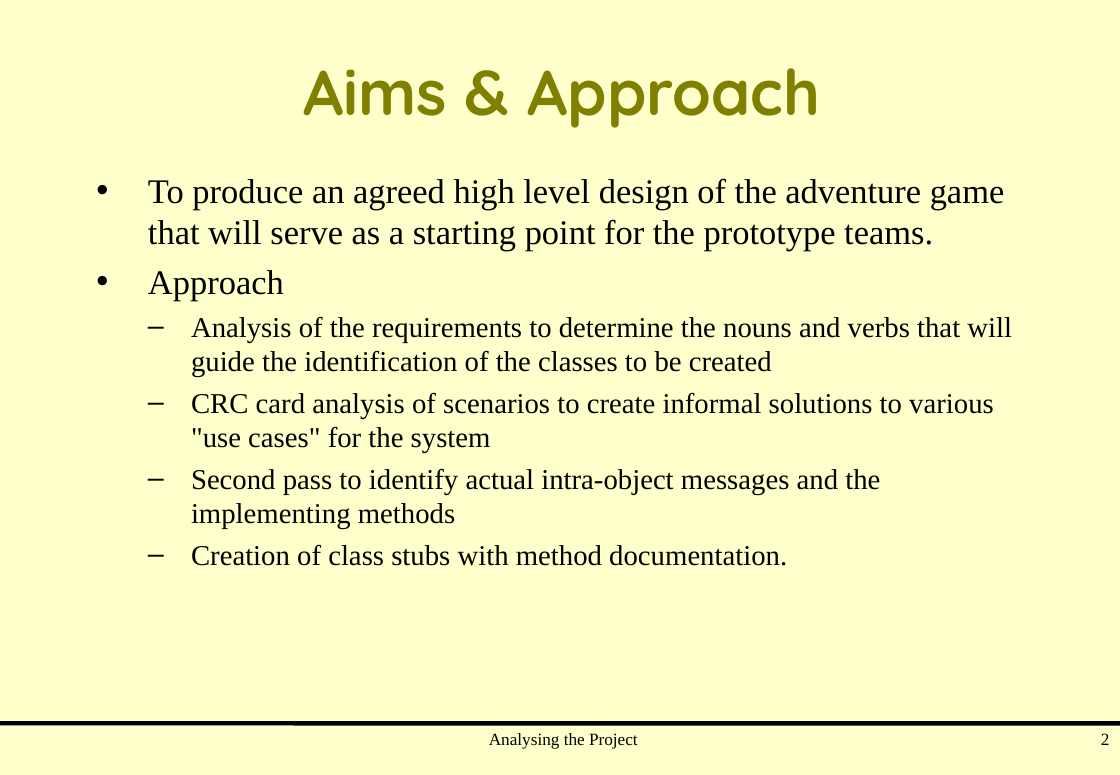
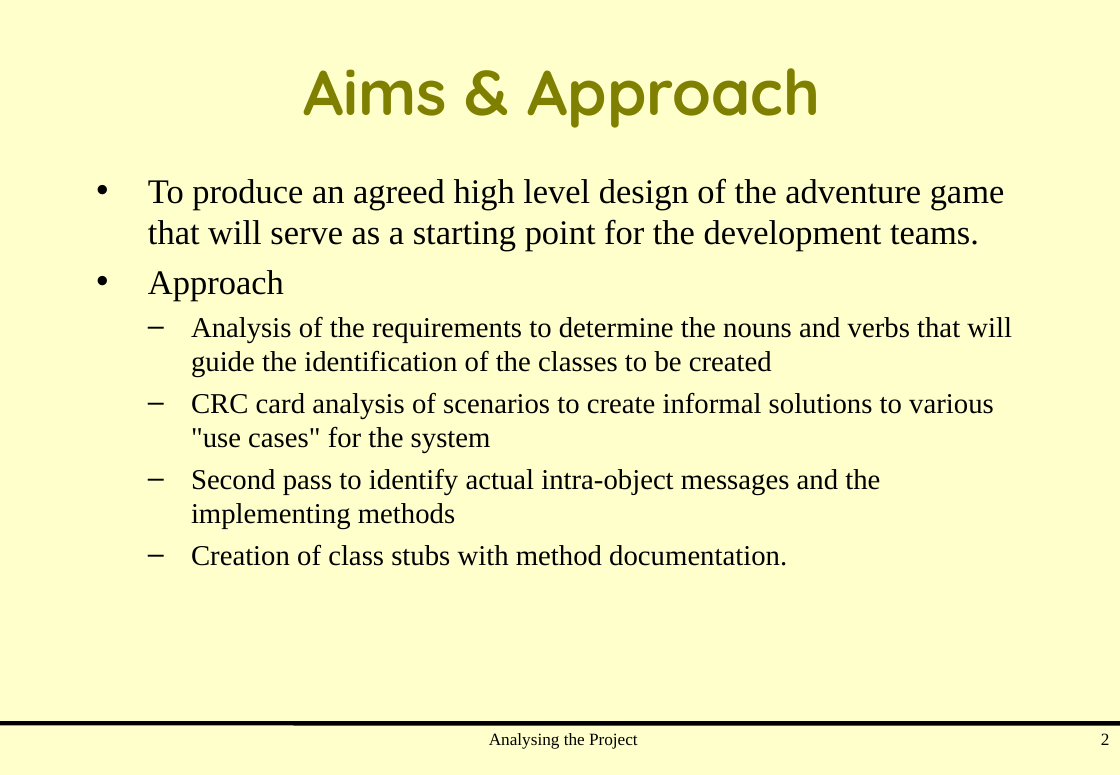
Before and after one commit to cpjobling/at-m42-2009, a slide deck: slide 2 of Documents/Analysis.ppt. Drawn at 1120x775 pixels with LibreOffice and Linux fonts; fonts in the diff are those of the drawing. Boxes give left, top, right and bottom in pixels: in the first picture for what was removed or moved away, otherwise in the second. Text is boxed around its words. In the diff, an @@ line names an element or a change of style, - is before the commit and + after.

```diff
--- a/Documents/Analysis.ppt
+++ b/Documents/Analysis.ppt
@@ text at (x1=148, y1=178, x2=1005, y2=251): text changed @@
-• To produce an agreed high level design of the adventure game that will serve as a starting point for the prototype teams.
+• To produce an agreed high level design of the adventure game that will serve as a starting point for the development teams.
```
Also in this commit, not shown: 6 other slides changed, 1 other file.
